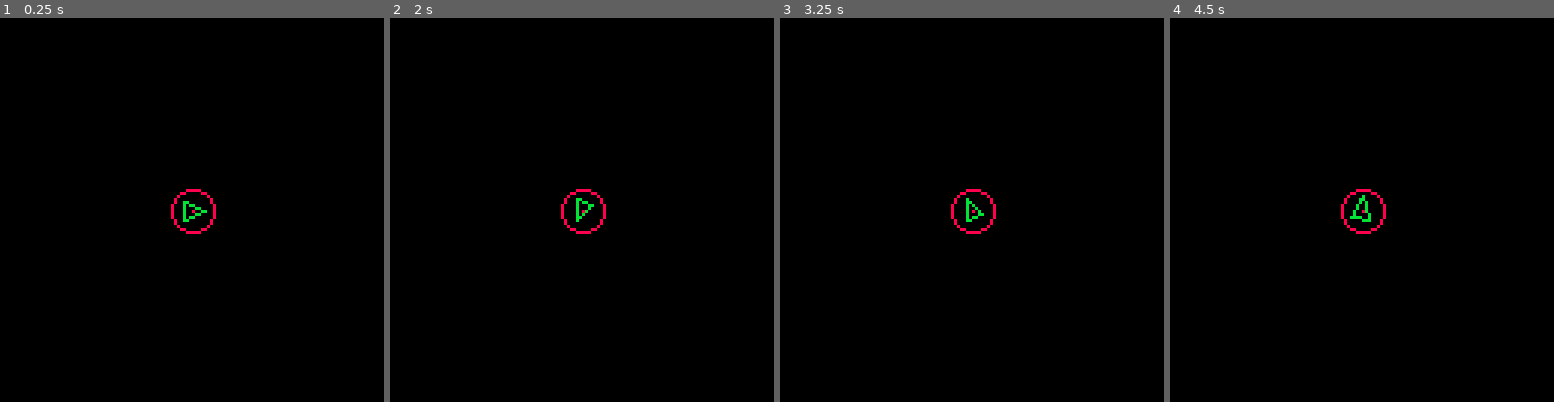
Above: before the commit, frames 1-4 (left to right).
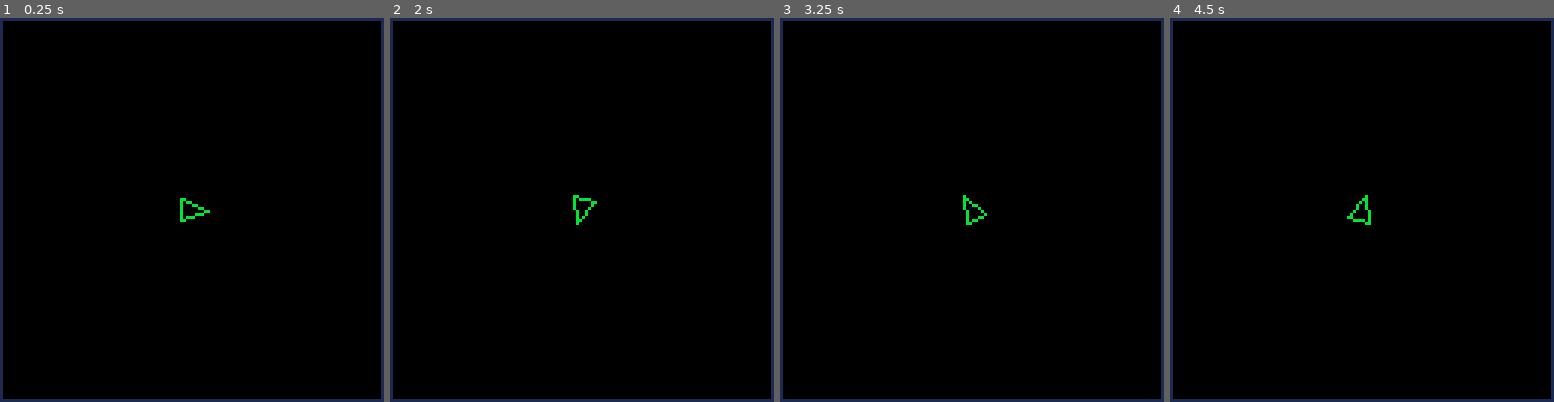
Above: after the commit, the same moments.

Repository: zelmano/p8_3pew
Game: PICO-8 cartridge main.p8
Same seed, same stepped clock (60 frames per second), same inputs: the game is played once before the commit and once after it.
Inputs:
- Up to frame 1 (0.25 s): no input
- Up to frame 2 (2 s): hold Right from 1.6 s (still down)
- Up to frame 3 (3.25 s): release Right at 2.1 s; hold Right 2.47-3.03 s; hold Left from 3.08 s (still down)
- Up to frame 4 (4.5 s): release Left at 3.58 s; hold Right from 4.02 s (still down)

The runs differ from the first frame. In frame 1, 3.5% of the frame differs, in the area x 0-100%, y 0-100%; in frame 2, 3.5%; in frame 3, 3.5%; in frame 4, 3.5%.

Commit message:
simplifide code. no more len and width, only radial coordinates with cos and sin

Diff:
--- a/main.p8
+++ b/main.p8
@@ -8,9 +8,8 @@
 vy=0
 
 rot=0--rotation
-len=7--len front-back
-wid=3--width center-side
-rad=7--hitbox radius
+rob=0.375--rotation of back points
+rad=5--hitbox radius
 
 spd=1--max speed
 acl=0.075--each frame v+=acl
@@ -24,49 +23,30 @@
 function _draw()
 	cls()
 
-	local tf=0.6
-	local ts=0.4
+	local pfx=flr(x+cos(rot)*rad)
+	local pfy=flr(y+sin(rot)*rad)
 
-	--how much ship extend in front
-	local lenx=cos(rot)*len
-	local leny=sin(rot)*len
+	local plx=flr(x+cos(rot+rob)*rad)
+	local ply=flr(y+sin(rot+rob)*rad)
 
-	--same on side
-	local sidex=cos(rot+0.25)*wid
-	local sidey=sin(rot+0.25)*wid
+	local prx=flr(x+cos(rot-rob)*rad)
+	local pry=flr(y+sin(rot-rob)*rad)
 
-	--point at front
-	--60% of ship len front of cent
-	local pfx=x+lenx*tf
-	--point(x,y)
-	local pfy=y+leny*tf
-
-	--point at left
-	--40% of ship len behind cent
-	local plx=x-lenx*ts+sidex
-	--point(x,y)
-	local ply=y-leny*ts+sidey
-
-	--point at right
-	local prx=x-lenx*ts-sidex
-	local pry=y-leny*ts-sidey
 
 	--draw on screen
+	rect(0,0,127,127,1)
+
+	--circ(x,y,rad,debugcol)
+	--pset(x,y,debugcol)
 	line(pfx,pfy,plx,ply,col)
 	line(pfx,pfy,prx,pry,col)
 	line(plx,ply,prx,pry,col)
-
-	circ(x,y,rad,debugcol)
-	pset(x,y,debugcol)
-
-	--push test from vscode
-
 end
-
 
 -->8
 
 function _update60()
+	--0.5 = half a turn
 	if btn(0) then
 		rot+=0.0125
 	end
